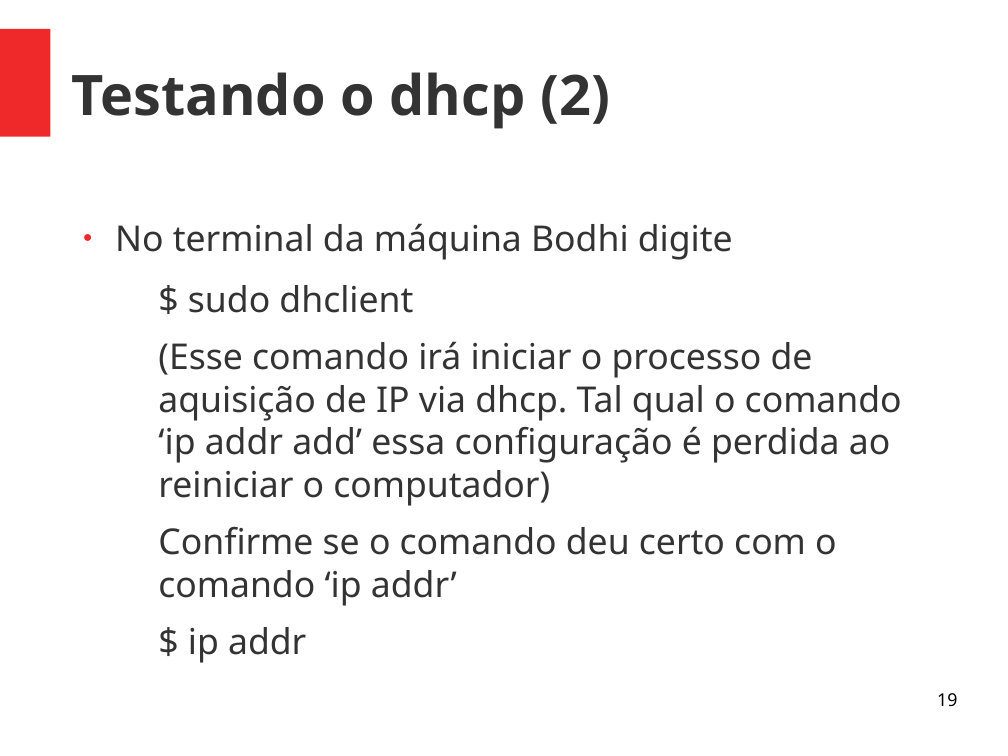
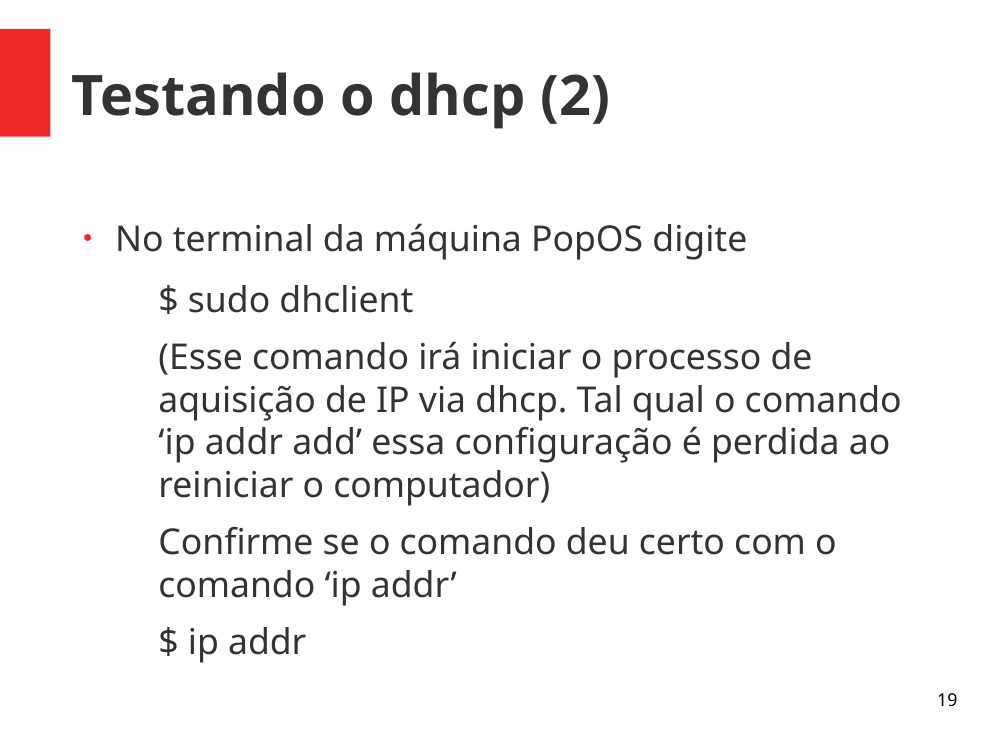
Before and after one commit to viniciusalveshax/aulas, a slide deck: slide 19 of adm-seg-redes/06-dhcp/06-dhcp.odp. Drawn at 1008x756 pixels with LibreOffice and Linux fonts; fonts in the diff are those of the drawing. Boxes give left, top, right and bottom in pixels: in the first picture for what was removed or moved away, otherwise in the second. Text is boxed around its words. In the diff, an @@ line names an element or a change of style, - is before the commit and + after.

```diff
--- a/adm-seg-redes/06-dhcp/06-dhcp.odp
+++ b/adm-seg-redes/06-dhcp/06-dhcp.odp
@@ text at (115,223,747,260): text changed @@
-● No terminal da máquina Bodhi digite
+● No terminal da máquina PopOS digite
```
Also in this commit, not shown: 3 other files.
